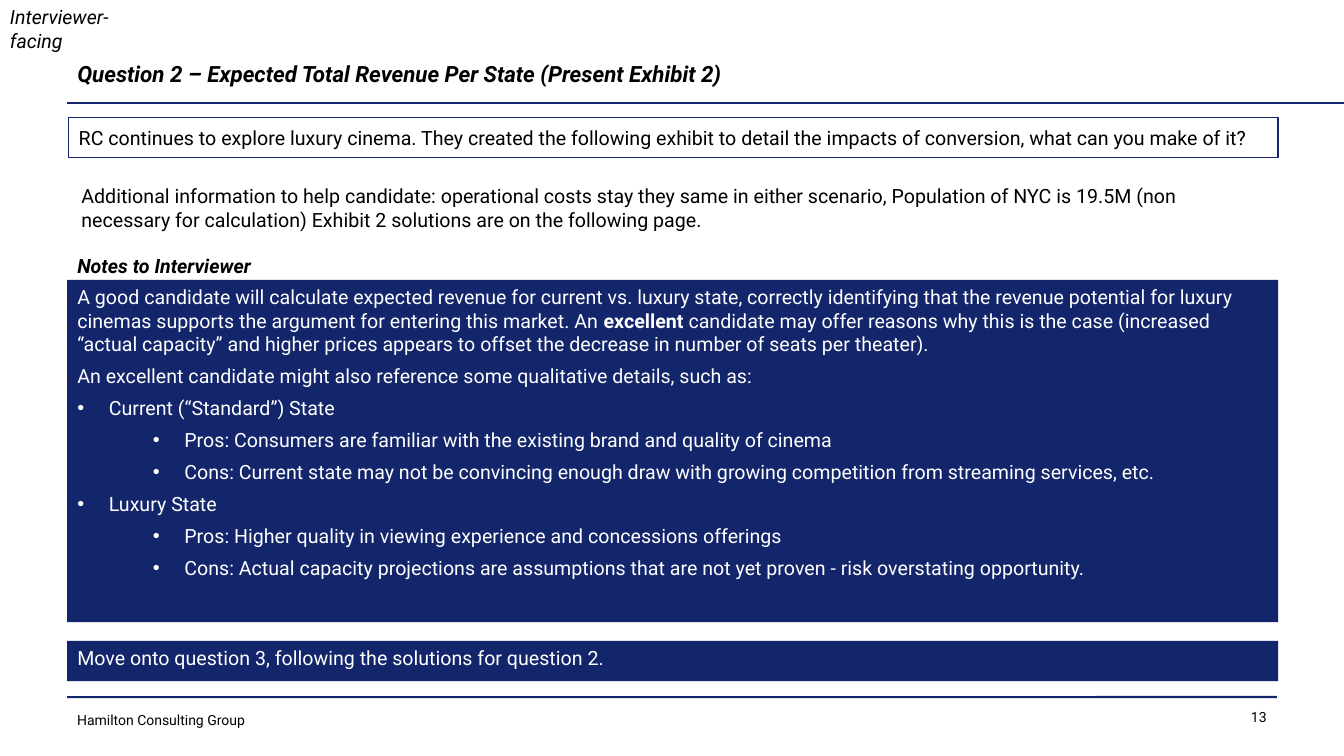
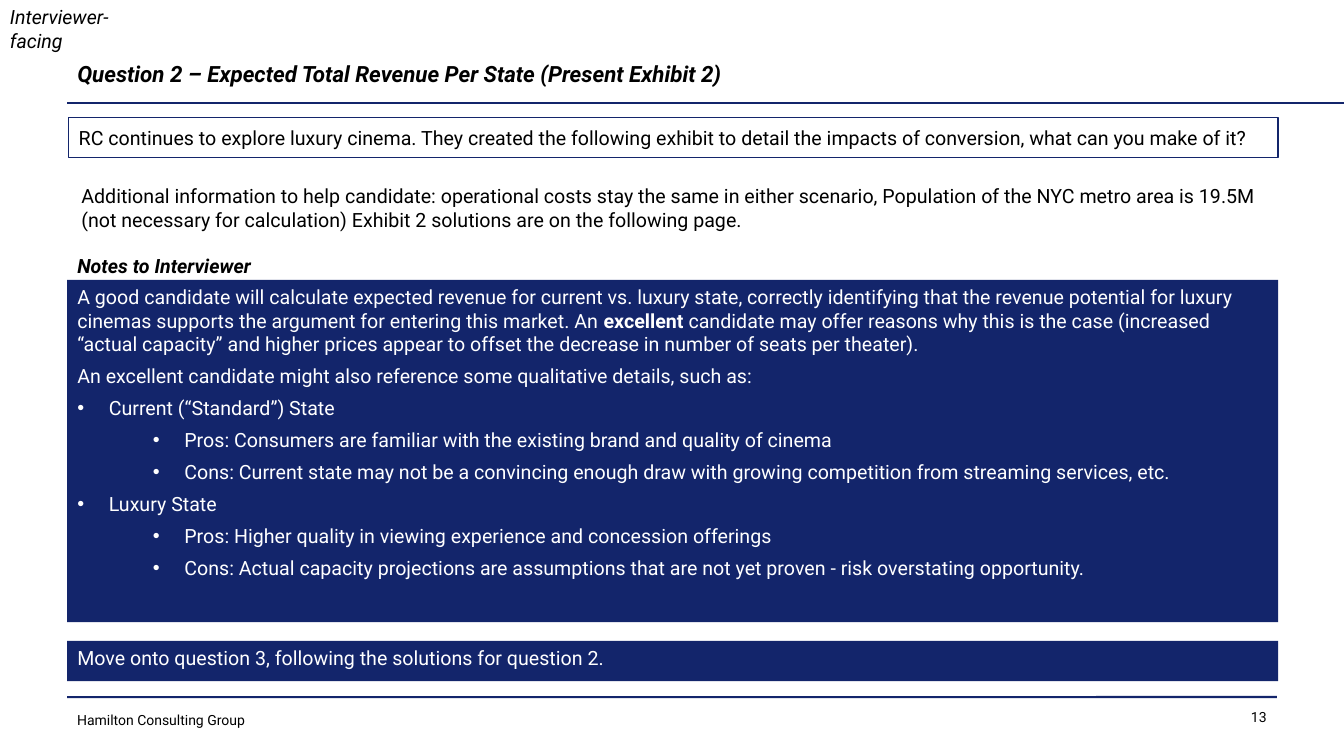
Before and after one commit to jahoward-ai/ubiquitous-dollop, a slide deck: slide 13 of files/case-interview-crash-course.pptx. Drawn at 1344x756 pixels with LibreOffice and Linux fonts; fonts in the diff are those of the drawing. Boxes give left, top, right and bottom in pixels: in the first picture for what was removed or moved away, otherwise in the second. Text is boxed around its words. In the diff, an @@ line names an element or a change of style, - is before the commit and + after.

```diff
--- a/files/case-interview-crash-course.pptx
+++ b/files/case-interview-crash-course.pptx
@@ text at (81, 188, 1254, 231): text changed @@
-Additional information to help candidate: operational costs stay they same in either scenario, Population of NYC is 19.5M (non necessary for calculation) Exhibit 2 solutions are on the following page.
+Additional information to help candidate: operational costs stay the same in either scenario, Population of the NYC metro area is 19.5M (not necessary for calculation) Exhibit 2 solutions are on the following page.
@@ text at (77, 289, 1232, 355): text changed @@
-A good candidate will calculate expected revenue for current vs. luxury state, correctly identifying that the revenue potential for luxury cinemas supports the argument for entering this market. An excellent candidate may offer reasons why this is the case (increased “actual capacity” and higher prices appears to offset the decrease in number of seats per theater).
+A good candidate will calculate expected revenue for current vs. luxury state, correctly identifying that the revenue potential for luxury cinemas supports the argument for entering this market. An excellent candidate may offer reasons why this is the case (increased “actual capacity” and higher prices appear to offset the decrease in number of seats per theater).
@@ text at (184, 464, 1169, 483): text changed @@
-  • Cons: Current state may not be convincing enough draw with growing competition from streaming services, etc.
+  • Cons: Current state may not be a convincing enough draw with growing competition from streaming services, etc.
@@ text at (184, 528, 771, 547): text changed @@
-  • Pros: Higher quality in viewing experience and concessions offerings
+  • Pros: Higher quality in viewing experience and concession offerings
```
Also in this commit, not shown: 9 other slides changed, 26 other files.
